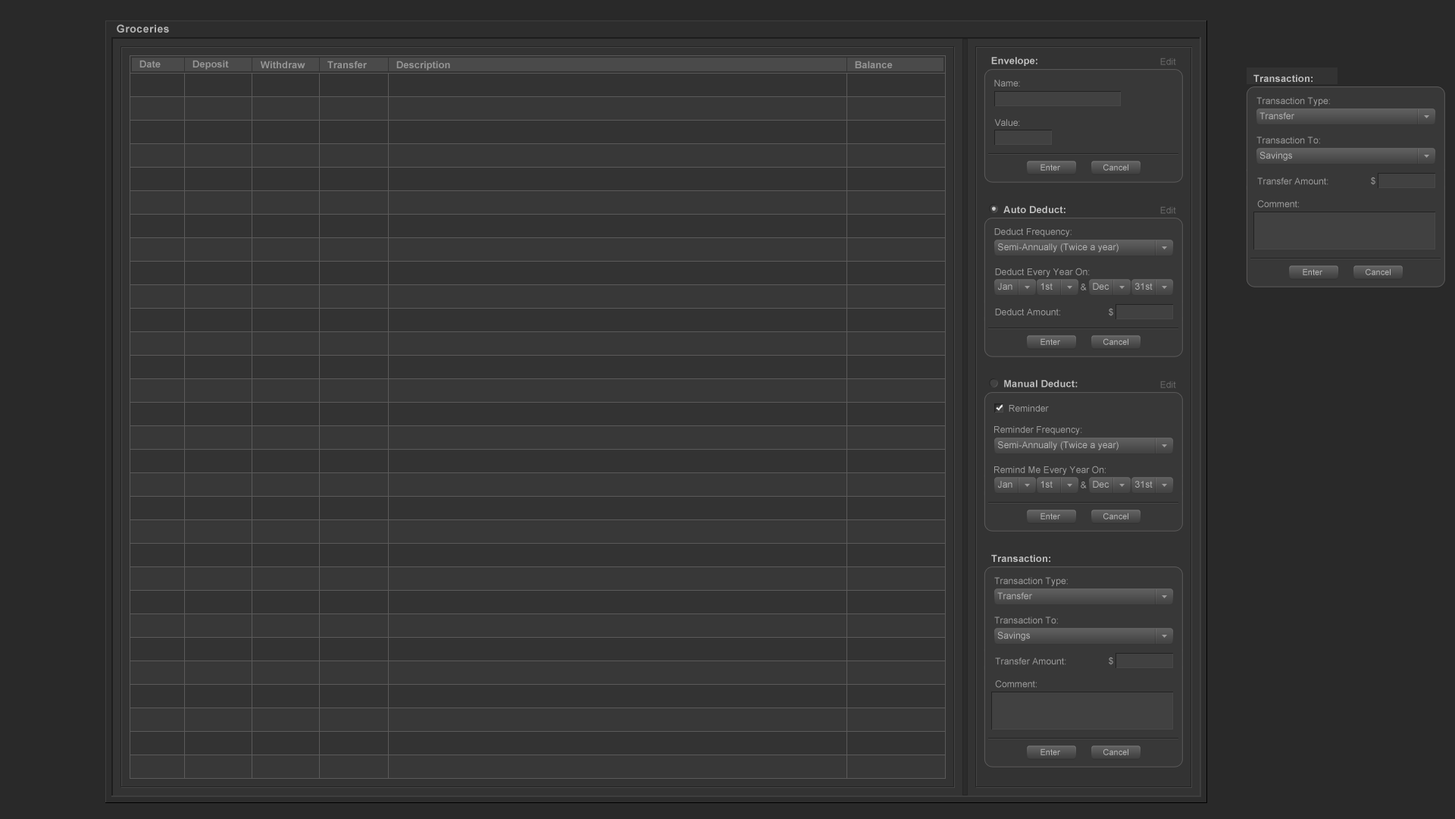
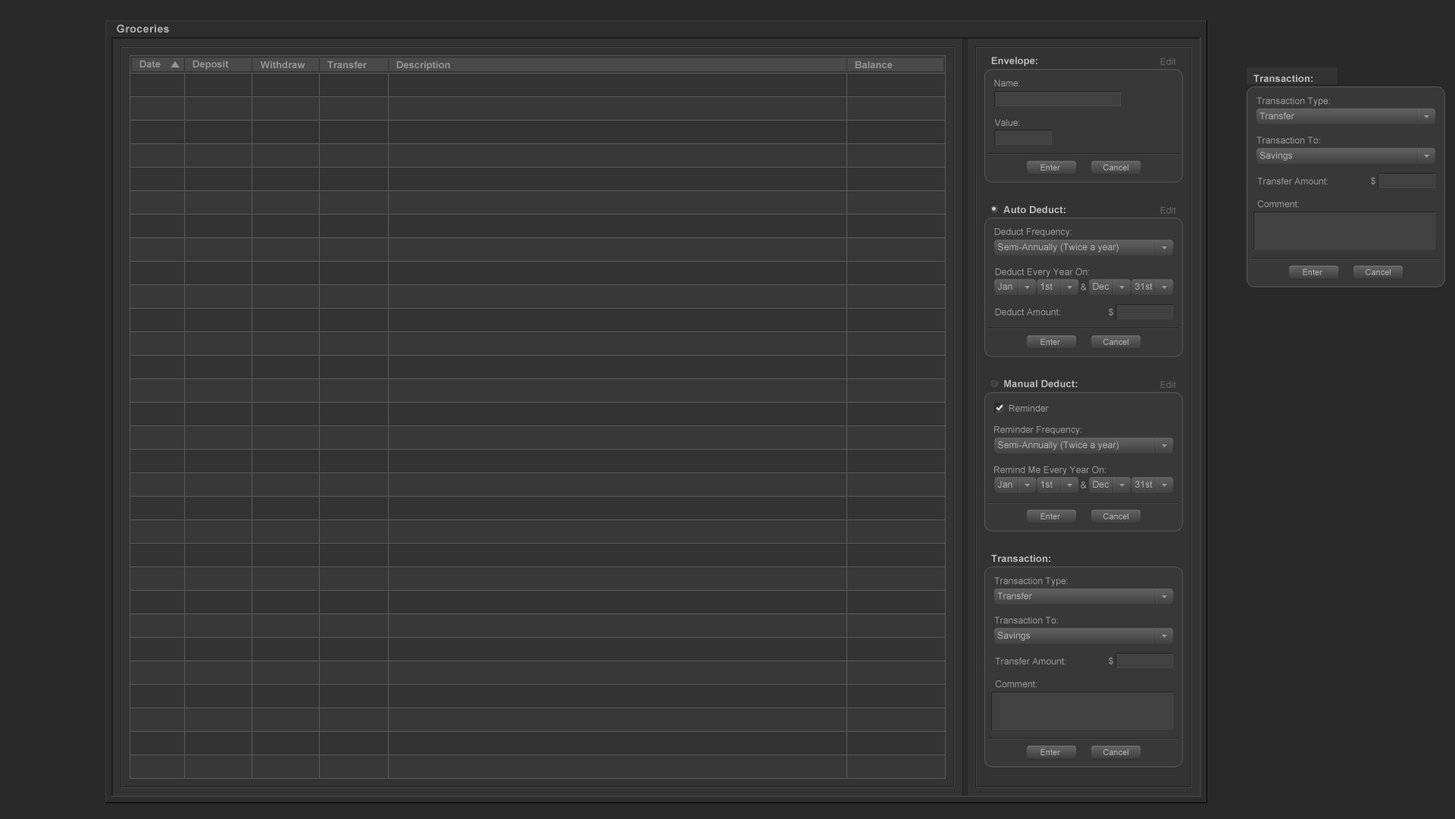
Layers edited between the first and the second 1455 × 819 image:
added layer "Layer 24" above "Transaction copy" over [170, 60, 180, 68]
